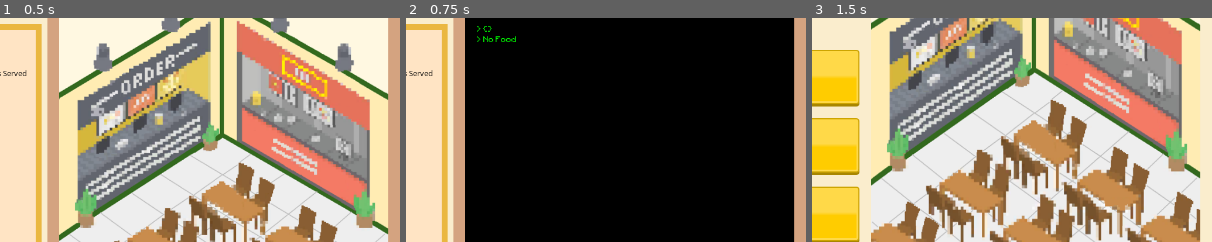
Above: before the commit, frames 1-3 (left to right).
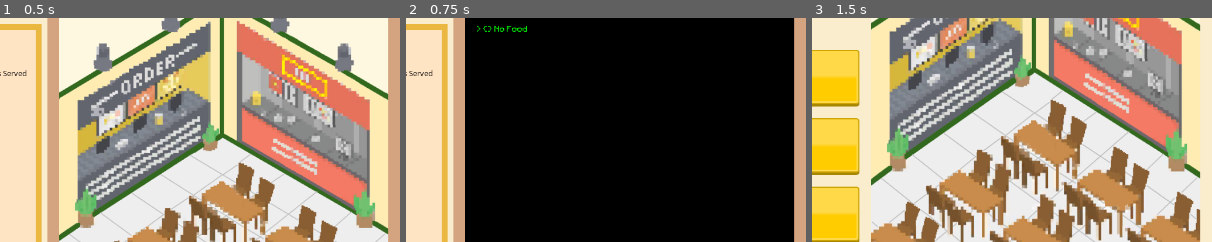
Above: after the commit, the same moments.

Repository: lhancewong/thesis-game-project
Game: Godot game, scene res://interfaces/on_daylight_menus/on_daylight_main.tscn
Two runs of this game, one before a commit and one after it. Both use one fixed random seed, a clock stepped at 60 frames per second and the inputs below. This scene is started directly instead of the project's main scene. Sound files missing from this copy of the repository are replaced by a short silence.
Inputs:
- Up to frame 1 (0.5 s): no input
- Up to frame 2 (0.75 s): click "Debug" at 0.5 s
- Up to frame 3 (1.5 s): click "To Title Screen" at 1.25 s
The pictures show only the part of the screen within x 50-100%, y 32-82%; the shares and areas given below are measured in that part.

Frame 1 is identical in both runs. In frame 2, 0.3% of the frame differs, in the area x 17-31%, y 3-11%; in frame 3, nothing differs.

Commit message:
Added sentience to customers (the chance for them to buy meals are based on its price now)

Diff:
--- a/entities/customer.tres
+++ b/entities/customer.tres
@@ -6,18 +6,21 @@
 resource_name = "Customer"
 script = ExtResource( 1 )
 tourist = {
+"buy_factor": -5,
 "id": 1,
 "satisfaction_factor": 0.6,
 "type": "tourist",
 "waste_factor": 1.25
 }
 regular = {
+"buy_factor": 15,
 "id": 2,
 "satisfaction_factor": 1.5,
 "type": "regular",
 "waste_factor": 1
 }
 local = {
+"buy_factor": 5,
 "id": 3,
 "satisfaction_factor": 0.5,
 "type": "local",
--- a/global/game.tscn
+++ b/global/game.tscn
@@ -17,6 +17,7 @@
 
 [node name="Game" type="Node"]
 script = ExtResource( 1 )
+MEAL = ExtResource( 3 )
 
 [node name="Waste" type="Node" parent="."]
 script = ExtResource( 2 )
--- a/interfaces/title_screen_menus/title_screen_options.tscn
+++ b/interfaces/title_screen_menus/title_screen_options.tscn
@@ -125,4 +125,5 @@
 expand = true
 
 [connection signal="pressed" from="Background/HBoxContainer/VBoxContainer/Audio" to="." method="_on_Audio_pressed"]
+[connection signal="pressed" from="Background/HBoxContainer/VBoxContainer/Developer" to="." method="_on_Developer_pressed"]
 [connection signal="pressed" from="Background/HBoxContainer/VBoxContainer/ToTitleScreen" to="." method="_on_ToTitleScreen_pressed"]
--- a/scripts/entities/customer.gd
+++ b/scripts/entities/customer.gd
@@ -6,7 +6,11 @@
 
 # Customer Types
 export(Dictionary) var tourist = {
-	"id": 1, "type": "tourist", "waste_factor": 1.25, "satisfaction_factor": 0.60
+	"id": 1,
+	"type": "tourist",
+	"waste_factor": 1.25,
+	"satisfaction_factor": 0.60,
+	"buy_factor": -5,  # flat change to buy percent chance
 }
 
 export(Dictionary) var regular = {
@@ -14,6 +18,7 @@
 	"type": "regular",
 	"waste_factor": 1,
 	"satisfaction_factor": 1.50,
+	"buy_factor": 15,  # flat change to buy percent chance
 }
 
 export(Dictionary) var local = {
@@ -21,4 +26,5 @@
 	"type": "local",
 	"waste_factor": 0.25,
 	"satisfaction_factor": 0.50,
+	"buy_factor": 5,  # flat change to buy percent chance
 }
--- a/scripts/game.gd
+++ b/scripts/game.gd
@@ -1,4 +1,6 @@
 extends Node
+
+export(Resource) var MEAL
 
 # Game variables
 onready var money = 100.0
@@ -41,6 +43,12 @@
 	"milk": 0,
 }
 
+onready var meal_prices = {
+	chicken_curry = MEAL.menu.chicken_curry.base_price,
+	beef_curry = MEAL.menu.beef_curry.base_price,
+	pork_curry = MEAL.menu.pork_curry.base_price,
+}
+
 # Game behavior
 onready var min_day_len = 6
 onready var max_day_len = 10
@@ -74,27 +82,34 @@
 
 
 func init_var():
-	# Game variables
 	money = 100.0
 	edible_waste = 0.0
 	inedible_waste = 0.0
 	satisfaction = 0.0
 	day = 0
 
+	store_level = 0
+	skill_point = 0
+
+	compost_stack = []
+	last_compost_day = 0
+
 	unlocked_ingredients = {
 		chicken = true,
 		beef = false,
 		pork = false,
 	}
-
 	unlocked_tech = {
 		composting = false,
 		industrial = false,
 		feed_animals = false,
 		feed_humans = false,
 	}
-
-	# Stores ingredients currently in stock
+	meal_prices = {
+		chicken_curry = MEAL.menu.chicken_curry.base_price,
+		beef_curry = MEAL.menu.beef_curry.base_price,
+		pork_curry = MEAL.menu.pork_curry.base_price,
+	}
 	i_stockpile = {
 		"chicken": 0,
 		"beef": 0,
@@ -110,20 +125,15 @@
 		"milk": 0,
 	}
 
-	# Game behavior
 	min_day_len = 6
 	max_day_len = 10
 	min_custo = 5
 	max_custo = 10
 
-	# Stores a temporary list of currently cookable food (aka what can be sold)
 	cookable_food = {}
 
-	# Entries
 	sold_food = []
 	waste_managed = []
-	compost_stack = []
-	last_compost_day = 0
 
 
 # Turns numbers into a Tycoon compatible format
--- a/scripts/guis/on_daylight_main.gd
+++ b/scripts/guis/on_daylight_main.gd
@@ -75,8 +75,7 @@
 # Button Signals
 func _on_Debug_pressed():
 	Game.food_hndlr.update_cookable_food()
-	terminal.add_text(str(Game.cookable_food))
-	terminal.add_text(Game.food_hndlr.get_rand_cookable_food())
+	terminal.add_text(str(Game.cookable_food) + " " + Game.food_hndlr.get_rand_cookable_food())
 	$RestaurantView.visible = !$RestaurantView.visible
 
 
--- a/scripts/guis/order_drinks.gd
+++ b/scripts/guis/order_drinks.gd
@@ -18,12 +18,10 @@
 onready var milk_amount = 1
 onready var milk_line_edit = $VBoxContainer/Order/Milk/HBoxContainer/LineEdit
 
-
 onready var stock_lemon = $VBoxContainer/Storage/Lemon/Amount/Amount
 onready var stock_cucumber = $VBoxContainer/Storage/Cucumber/Amount/Amount
 onready var stock_coffee = $VBoxContainer/Storage/Coffee/Amount/Amount
 onready var stock_milk = $VBoxContainer/Storage/Milk/Amount/Amount
-
 
 
 # Called when the node enters the scene tree for the first time.
@@ -34,6 +32,7 @@
 	cucumber_line_edit.text = str(cucumber_amount)
 	coffee_line_edit.text = str(coffee_amount)
 	milk_line_edit.text = str(milk_amount)
+
 
 func _physics_process(delta):  # change to signals
 	_update_labels()
--- a/scripts/guis/price_management.gd
+++ b/scripts/guis/price_management.gd
@@ -4,7 +4,6 @@
 var chicken_old_text = ""
 var beef_old_text = ""
 var pork_old_text = ""
-
 
 onready var chicken_meal = Game.food_hndlr.get_food("chicken_curry")
 onready var beef_meal = Game.food_hndlr.get_food("beef_curry")
@@ -47,7 +46,7 @@
 
 
 func _on_ChickenUpdate_pressed():
-	Game.food_hndlr.set_meal_price(chicken_meal, chicken_amount)
+	Game.food_hndlr.set_meal_price("chicken_curry", chicken_amount)
 	chicken_line_edit.text = str(chicken_amount)
 
 
@@ -74,7 +73,7 @@
 
 
 func _on_BeefUpdate_pressed():
-	Game.food_hndlr.set_meal_price(beef_meal, beef_amount)
+	Game.food_hndlr.set_meal_price("beef_curry", beef_amount)
 	beef_line_edit.text = str(beef_amount)
 
 
@@ -101,7 +100,7 @@
 
 
 func _on_PorkUpdate_pressed():
-	Game.food_hndlr.set_meal_price(pork_meal, pork_amount)
+	Game.food_hndlr.set_meal_price("pork_curry", pork_amount)
 	pork_line_edit.text = str(pork_amount)
 
 
--- a/scripts/guis/tech_upgrades.gd
+++ b/scripts/guis/tech_upgrades.gd
@@ -20,31 +20,31 @@
 
 func _on_ComUnlock_pressed():
 	if Game.skill_point > 0:
-			Game.skill_point -= 1
-			Game.strat_hndlr.unlock_strategy(1)
+		Game.skill_point -= 1
+		Game.strat_hndlr.unlock_strategy(1)
 	else:
 		return
 
 
 func _on_IndusUnlock_pressed():
 	if Game.skill_point > 0:
-			Game.skill_point -= 1
-			Game.strat_hndlr.unlock_strategy(2)
+		Game.skill_point -= 1
+		Game.strat_hndlr.unlock_strategy(2)
 	else:
 		return
 
 
 func _on_AniUnlock_pressed():
 	if Game.skill_point > 0:
-			Game.skill_point -= 1
-			Game.strat_hndlr.unlock_strategy(3)
+		Game.skill_point -= 1
+		Game.strat_hndlr.unlock_strategy(3)
 	else:
 		return
 
 
 func _on_SheltUnlock_pressed():
 	if Game.skill_point > 0:
-			Game.skill_point -= 1
-			Game.strat_hndlr.unlock_strategy(4)
+		Game.skill_point -= 1
+		Game.strat_hndlr.unlock_strategy(4)
 	else:
 		return
--- a/scripts/guis/title_screen_options.gd
+++ b/scripts/guis/title_screen_options.gd
@@ -8,3 +8,13 @@
 
 func _on_Audio_pressed():
 	SoundHandler.master_mute()
+
+
+func _on_Developer_pressed():
+#	var base = 20
+#	var price = rand_range(0, 40)
+#
+#	var chance = Game.purchase_hndlr.calculate_buy_chance(base, price)
+#
+#	print("base price of %s, current price of %s, buy chance = %s" % [base, price, chance])
+	pass
--- a/scripts/handlers/buffs_handler.gd
+++ b/scripts/handlers/buffs_handler.gd
@@ -1,5 +1,4 @@
 extends Node
-
 
 # Declare member variables here. Examples:
 # var a = 2
@@ -8,12 +7,13 @@
 
 # Called when the node enters the scene tree for the first time.
 func _ready():
-	pass # Replace with function body.
+	pass  # Replace with function body.
 
 
 # Called every frame. 'delta' is the elapsed time since the previous frame.
 #func _process(delta):
 #	pass
+
 
 func compost_debuff():
 	var sum = 0
--- a/scripts/handlers/day_cycle_handler.gd
+++ b/scripts/handlers/day_cycle_handler.gd
@@ -75,8 +75,8 @@
 	for i in customer_amount:
 		var entry = $"../Purchase".create_transaction()
 
-		if entry.empty():
-			terminal.add_text("No Food!" + str(entry))
+		if entry.size() == 1:
+			terminal.add_text("Failed Transaction: " + str(entry))
 			SoundHandler.get_node("DryFart").play()
 		else:
 			terminal.add_entry(entry)
--- a/scripts/handlers/food_handler.gd
+++ b/scripts/handlers/food_handler.gd
@@ -51,8 +51,8 @@
 			return {}
 
 
-func set_meal_price(menu: Dictionary, num: float):
-	menu.base_price = num
+func set_meal_price(meal: String, price: float):
+	Game.meal_prices[meal] = price
 
 
 func unlock_meals():
--- a/scripts/handlers/purchase_handler.gd
+++ b/scripts/handlers/purchase_handler.gd
@@ -14,6 +14,10 @@
 onready var waste_hndlr = $"../Waste"
 
 
+func ready():
+	randomize()
+
+
 # Adds noise to a float value
 func _noisefy(num: float):
 	return rand_range(0.95, 1.05) * num
@@ -23,22 +27,28 @@
 	food_hndlr.update_cookable_food()
 
 	var custo = custo_hndler.get_rand_customer()
-	var food = food_hndlr.get_food(food_hndlr.get_rand_cookable_food())
+	var meal = food_hndlr.get_food(food_hndlr.get_rand_cookable_food())
 
 	# Checks if theres any cookable food
-	if food == null:
+	if meal == null:
 		return {}
-	elif food.empty():
-		return {}
+	elif meal.empty():
+		return {no_meals = "No Meals"}
 
-	ingred_hndler.spend_ingredients(food)
-	var entry = _log_transaction_entry(food, custo)
-	_update_restaurant(entry)
-
-	return entry
+	# Checks buy chance
+	var base_price = meal["base_price"]
+	var current_price = Game.meal_prices[meal["type"]]
+	var buy_chance = calculate_buy_chance(base_price, current_price, custo["buy_factor"])
+	if randf() <= buy_chance:
+		ingred_hndler.spend_ingredients(meal)
+		var entry = _log_transaction_entry(meal, custo)
+		_update_restaurant_var(entry)
+		return entry
+	else:
+		return {chance_fail = buy_chance}
 
 
-func _update_restaurant(entry: Dictionary) -> void:
+func _update_restaurant_var(entry: Dictionary) -> void:
 	Game.money += entry.food_payment
 	waste_hndlr.add_waste(entry["waste_type_string"], entry["waste_amnt"])
 	Game.satisfaction += entry.satisfaction
@@ -47,7 +57,7 @@
 func _log_transaction_entry(food: Dictionary, customer: Dictionary) -> Dictionary:
 	var food_id = food.id
 	var food_type = food.type
-	var food_payment = food.base_price
+	var food_payment = Game.meal_prices[food_type]
 
 	var customer_type = customer.type
 	var waste_amnt = int(_noisefy(CUSTO.BASE_WASTE * customer.waste_factor))
@@ -79,3 +89,41 @@
 	Game.sold_food.append(entry)
 
 	return entry
+
+
+func calculate_buy_chance(base_price: float, current_price: float, customer_modifer: float):
+	# max price for customers, any higher and they aint buying
+	var max_tolerance: int = ceil(base_price * 1.6)
+	# min price for customers, any lower and they always buying
+	var min_tolerance: int = floor(base_price * 0.6)
+
+	var upper = Vector2(max_tolerance, 0)
+	var origin = Vector2(base_price, 85)
+	var lower = Vector2(min_tolerance, 100)
+
+	var chance
+	# im pretty sure the y_intercept is the buy chance..
+	if current_price > base_price:
+		chance = calculate_y_intercept(upper, origin, current_price) + customer_modifer
+	else:
+		chance = calculate_y_intercept(lower, origin, current_price) + customer_modifer
+
+	return (clamp(chance, 0, 100)) / 100
+
+
+func calculate_y_intercept(point1: Vector2, point2: Vector2, x_value: float):
+	var x1 = point1.x
+	var y1 = point1.y
+	var x2 = point2.x
+	var y2 = point2.y
+
+	# Calculate the slope
+	var slope = (y2 - y1) / (x2 - x1)
+
+	# Use one of the points to calculate the y-intercept (b)
+	var intercept = y1 - slope * x1
+
+	# Use the y = mx + b formula to find the y-value for the given x
+	var y_value = slope * x_value + intercept
+
+	return y_value
--- a/scripts/handlers/save_handler.gd
+++ b/scripts/handlers/save_handler.gd
@@ -18,7 +18,7 @@
 		"stats_per_day": Game.stats_per_day,
 		"compost_stack": Game.compost_stack,
 		"last_compost_day": Game.last_compost_day,
-		"unlocked_tech": Game.unlocked_tech
+		"meal_prices": Game.meal_prices,
 	}
 	return save_dict
 
@@ -79,6 +79,8 @@
 					Game.last_compost_day = data
 				"unlocked_tech":
 					Game.unlocked_tech = data
+				"meal_prices":
+					Game.meal_prices = data
 
 	save_game.close()
 
--- a/scripts/handlers/strategy_handler.gd
+++ b/scripts/handlers/strategy_handler.gd
@@ -98,4 +98,4 @@
 			temp_array.append(0)
 	for i in range(len(temp_array)):
 		if temp_array[i] == 1:
-			unlock_strategy(i+1)
+			unlock_strategy(i + 1)
